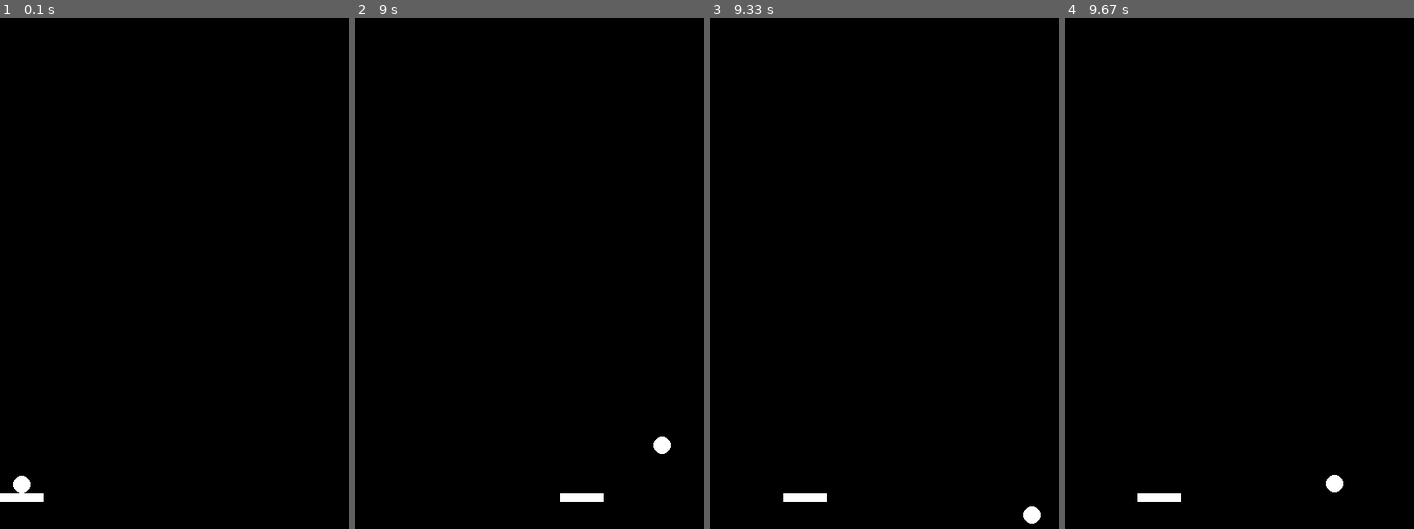
Above: before the commit, frames 1-4 (left to right).
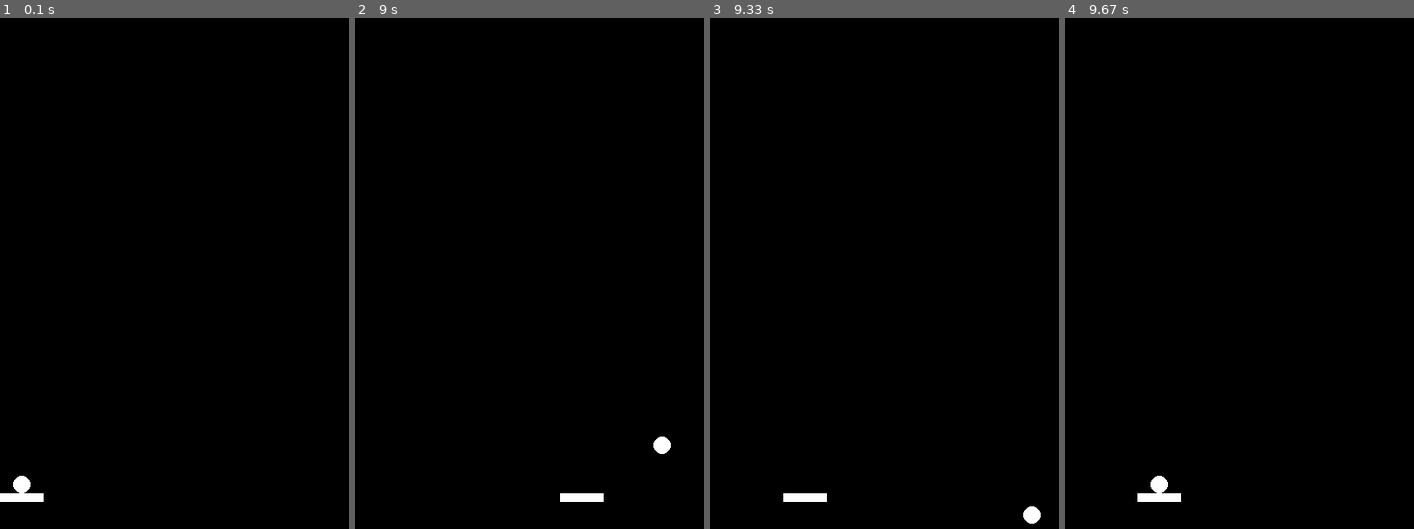
Above: after the commit, the same moments.

Repository: Vermee81/pygame-pingpong
Game: pygame game, started from main.py
Two runs of this game, one before a commit and one after it. Both use one fixed random seed, a clock stepped at 60 frames per second and the inputs below.
Inputs (mouse positions are in pixels of both pictures, inside the frame that each line leads up to):
- Up to frame 1 (0.1 s): no input
- Up to frame 2 (9 s): click (641, 263) at 0.38 s; click (564, 396) at 0.72 s; click (655, 462) at 1.05 s; click (445, 176) at 1.38 s; click (529, 345) at 1.72 s; click (480, 171) at 2.05 s; click (651, 416) at 2.38 s; click (417, 329) at 2.72 s; click (428, 176) at 3.05 s; click (445, 370) at 3.38 s; click (655, 401) at 3.72 s; click (424, 472) at 4.05 s; click (421, 314) at 4.38 s; click (637, 406) at 4.72 s; click (592, 452) at 5.05 s; click (407, 462) at 5.38 s; click (442, 365) at 5.72 s; click (641, 161) at 6.05 s; click (546, 130) at 6.38 s; click (431, 94) at 6.72 s; click (522, 370) at 7.05 s; click (592, 360) at 7.38 s; click (508, 396) at 7.72 s; click (417, 334) at 8.05 s; click (512, 411) at 8.38 s; click (581, 278) at 8.72 s
- Up to frame 3 (9.33 s): click (804, 145) at 9.05 s
- Up to frame 4 (9.67 s): click (1159, 253) at 9.38 s

Frames 1-3 are identical in both runs. In frame 4, 0.3% of the frame differs, in the area x 24-80%, y 89-94%.

Commit message:
ボールが下についたら初期状態に戻す

Diff:
--- a/model/ball.py
+++ b/model/ball.py
@@ -45,8 +45,10 @@
                 self.dy = -self.dy
         if self.rect.left < SCREEN.left or self.rect.right > SCREEN.right:
             self.dx = -self.dx
-        if self.rect.top < SCREEN.top or self.rect.bottom > SCREEN.bottom:
+        if self.rect.top < SCREEN.top:
             self.dy = -self.dy
+        if self.rect.bottom > SCREEN.bottom:
+            self.status = "INIT"
         self.rect.clamp_ip(SCREEN)
 
     def draw(self, screen_surface: pygame.Surface):
